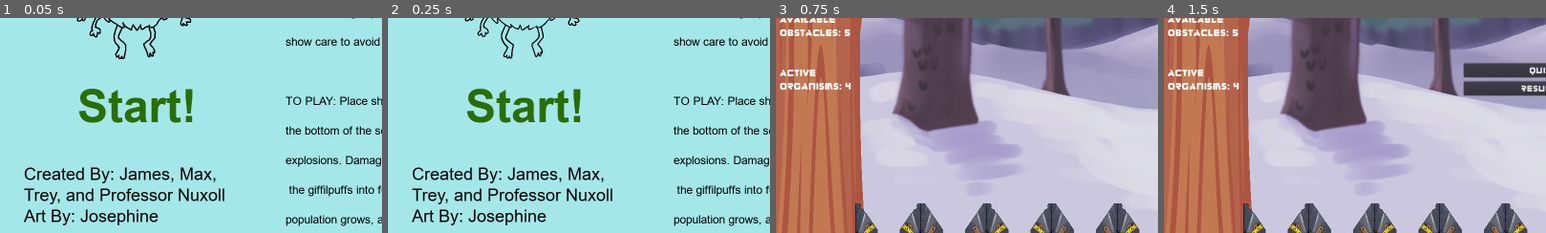
Above: before the commit, frames 1-4 (left to right).
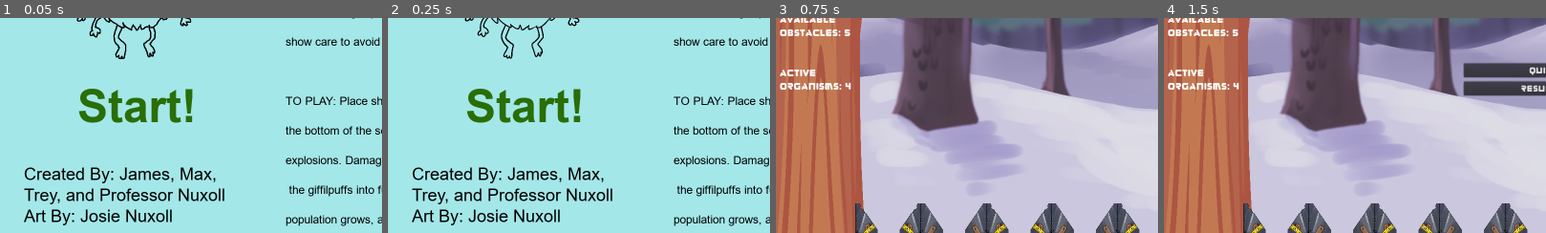
Above: after the commit, the same moments.

Repository: TreyDettmer/UP-Game-Jam-22
Game: Godot game, scene res://Scenes/MainMenu.tscn
The game is run twice, just before and just after one commit, with the same random seed, the same clock (stepped at 60 frames per second) and the same inputs.
Inputs:
- Up to frame 1 (0.05 s): no input
- Up to frame 2 (0.25 s): no input
- Up to frame 3 (0.75 s): click "Start!" at 0.5 s
- Up to frame 4 (1.5 s): click "Menu" at 1.25 s
The pictures show only the part of the screen within x 0-50%, y 43-93%; the shares and areas given below are measured in that part.

The runs differ from the first frame. In frame 1, 0.6% of the frame differs, in the area x 28-45%, y 88-97%; in frame 2, 0.6%; in frame 3, nothing differs; in frame 4, nothing differs.

Commit message:
proper name for art creator

Diff:
--- a/Project/Scenes/MainMenu.tscn
+++ b/Project/Scenes/MainMenu.tscn
@@ -155,7 +155,7 @@
 theme = SubResource( 7 )
 custom_colors/font_color = Color( 0, 0, 0, 1 )
 text = "Created By: James, Max, Trey, and Professor Nuxoll
-Art By: Josephine"
+Art By: Josie Nuxoll"
 autowrap = true
 
 [node name="TitleLabel" type="Label" parent="."]
Not shown, changed: Project/Build/GiffilpuffRoundUp.exe
Not shown, changed: Project/Build/GiffilpuffRoundUp.pck
